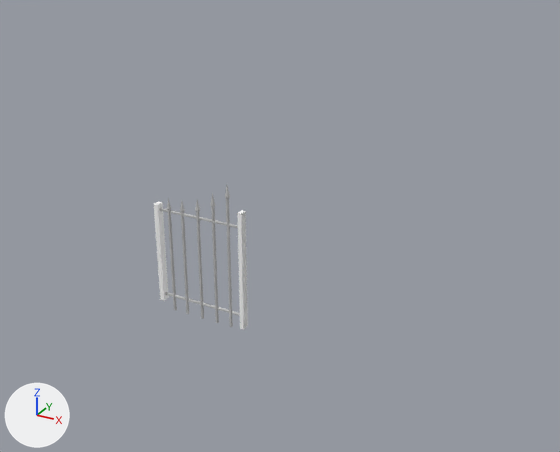
An edit to the FBX model Put Assets in this folder/3D/Other/Fence_Gate/Gate/FBX_Gate_V2.fbx, drawn before and after from the same camera.
Before and after are seen from a 50 mm lens placed at (3.54, -8.73, 5.06), pointed at (-0.34, -1.67, 1.54). Arrows for +X, +Y and +Z are at lower left; the lights stay in place. Where no turn or scale is listed for an object, it has been applied to the vertices. Vertices at the same position are counted once.

Names of what the first picture shows: 'Gate_Left'.
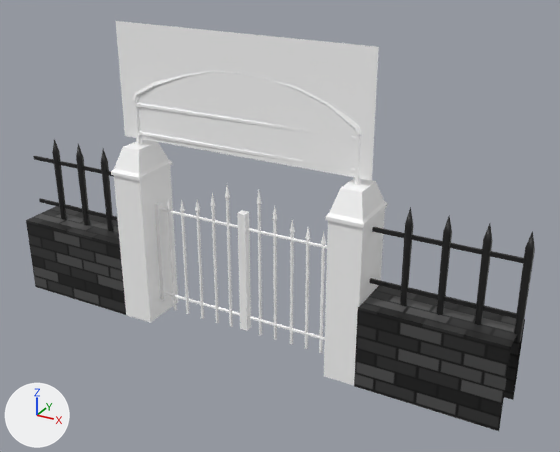
Boxes (x1, y1, x2, y2) around the edits, measured in the pictures (560 x 452 px):
'GateDesign', added: after (115, 21, 379, 180)
'Fence_02', added (black): after (354, 207, 535, 431)
'FencePosts', added: after (111, 139, 388, 385)
'Fence_03', added (black): after (26, 139, 126, 315)
'Gate_Right', added: after (241, 190, 327, 353)
'GateTopBar01', added: after (132, 70, 362, 185)
part 1 of me_mesh, recoloured: (167, 185, 233, 327) in both
part 2 of me_mesh, recoloured (grey to white): (159, 207, 240, 316) in both

Diff of the bpy script that builds the scene:
```diff
--- a/Put Assets in this folder/3D/Other/Fence_Gate/Gate/FBX_Gate_V2.fbx.py
+++ b/Put Assets in this folder/3D/Other/Fence_Gate/Gate/FBX_Gate_V2.fbx.py
@@ img_fence_02_diff_png @@
+img_fence_02_diff_png = load_image('Fence_02_Diff.png', '../../Fence/mats/Fence_02_Diff.png', 1024, 1024, 'sRGB')
@@ mat_fenceposts1 @@
+mat_fenceposts1 = principled_material('FencePosts1')
+mat_fenceposts1.base_color = (1.0, 1.0, 1.0)  # white #ffffff
@@ mat_lambert25 @@
+mat_lambert25 = principled_material('lambert25')
+mat_lambert25.texture = img_fence_02_diff_png
@@ mat_gatedesign1 @@
+mat_gatedesign1 = principled_material('GateDesign1')
+mat_gatedesign1.base_color = (1.0, 1.0, 1.0)  # white #ffffff
@@ me_mesh @@
 me_mesh.from_pydata(...)  # 224 vertices, 226 faces; spans x -0.62..0.62, y -0.05..0.05, z -0.95..0.95
 # used by ob_gate_left; location = (-1.384, -1.775, 1.042)
+# me_mesh part 1: all 180 faces that had it switch from mat_fencespikes (grey #bcbcbc) to mat_gateholders1 (its picture is missing)
+# me_mesh part 2: all 36 faces that had it switch from mat_fencepost (grey #bcbcbc) to mat_gateholders1 (its picture is missing)
@@ me_mesh_001 @@
+me_mesh_001.from_pydata(...)  # 188 vertices, 180 faces; spans x -1.45..1.45, y -0.05..0.05, z -0.56..0.56
+me_mesh_001.materials.append(mat_gateholders1)  # its picture is missing
@@ me_mesh_004 @@
+me_mesh_004.from_pydata(...)  # 48 vertices, 44 faces; spans x -1.62..1.62, y -0.32..0.32, z -1.12..1.12
+me_mesh_004.materials.append(mat_fenceposts1)  # its picture is missing
@@ me_mesh_006 @@
+me_mesh_006.from_pydata(...)  # 126 vertices, 98 faces; spans x 0.0..1.64, y -0.6..0.0, z 0.0..2.11
+me_mesh_006.materials.append(mat_lambert25)  # picture img_fence_02_diff_png
@@ me_mesh_1 @@
+me_mesh_1.from_pydata([(-1.59, 0.0, -0.68), (1.59, 0.0, -0.68), (-1.59, 0.0, 0.68), (1.59, 0.0, 0.68)], [], [(0, 1, 3, 2)])
+me_mesh_1.materials.append(mat_gatedesign1)  # white #ffffff
@@ me_mesh_003 @@
+me_mesh_003.from_pydata(...)  # 224 vertices, 226 faces; spans x -0.6..0.6, y -0.05..0.05, z -0.95..0.95
+me_mesh_003.materials.append(mat_gateholders1)  # its picture is missing
@@ ob_gatetopbar01 @@
+ob_gatetopbar01 = bpy.data.objects.new('GateTopBar01', me_mesh_001)
+ob_gatetopbar01.location = (-0.798, -1.747, 2.724)
@@ ob_fenceposts @@
+ob_fenceposts = bpy.data.objects.new('FencePosts', me_mesh_004)
+ob_fenceposts.location = (-0.783, -1.759, 1.119)
@@ ob_fence_03 @@
+ob_fence_03 = bpy.data.objects.new('Fence_03', me_mesh_006)
+ob_fence_03.location = (-3.977, -1.456, -0.003)
@@ ob_gatedesign @@
+ob_gatedesign = bpy.data.objects.new('GateDesign', me_mesh_1)
+ob_gatedesign.location = (-0.818, -1.766, 2.987)
@@ ob_gate_right @@
+ob_gate_right = bpy.data.objects.new('Gate_Right', me_mesh_003)
+ob_gate_right.location = (-0.161, -1.775, 1.042)
@@ ob_fence_02 @@
+ob_fence_02 = bpy.data.objects.new('Fence_02', me_mesh_006.copy())
+ob_fence_02.location = (0.81, -1.474, 0.0)
```
